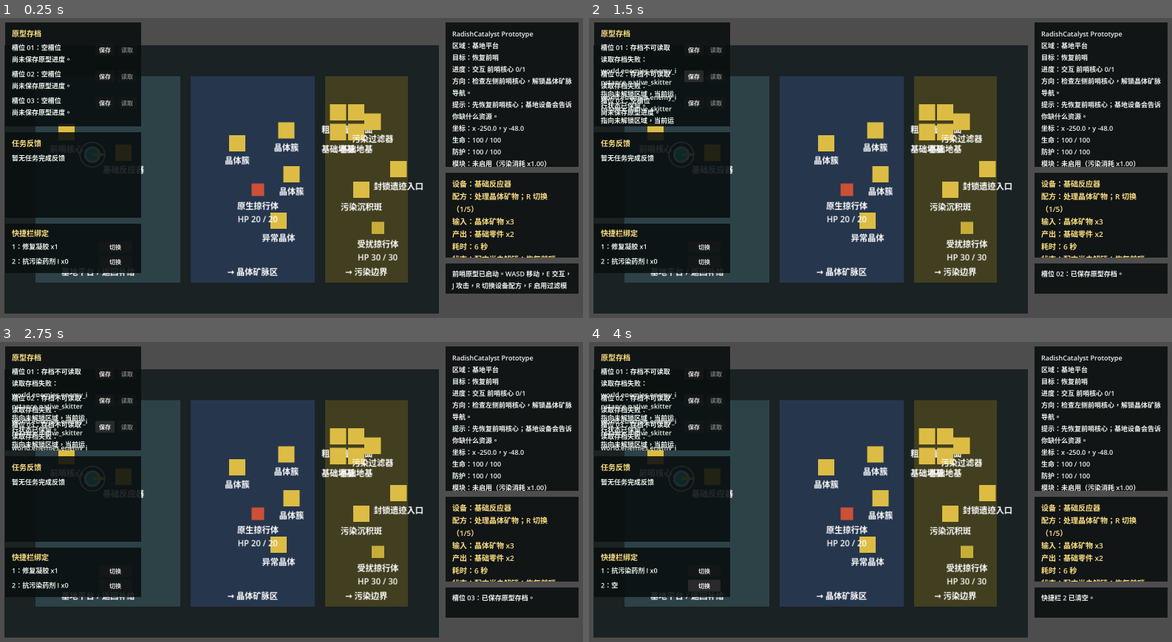
Above: before the commit, frames 1-4 (two rows, left to right).
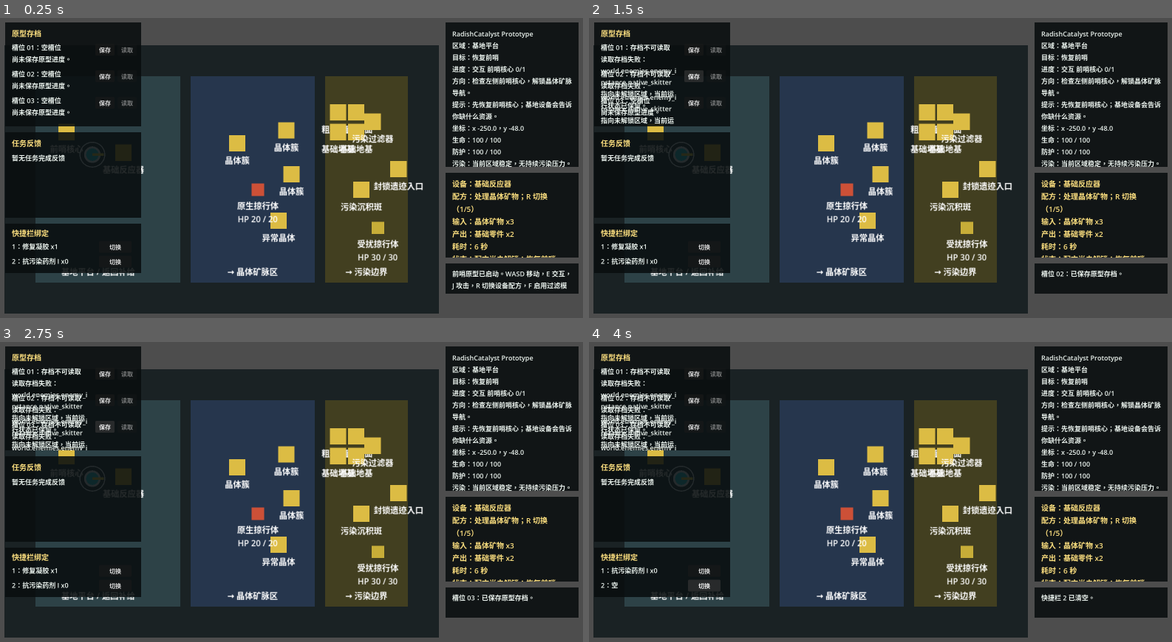
Above: after the commit, the same moments.

Repository: laugh0608/RadishCatalyst
Game: Godot game, scene res://scenes/boot/Boot.tscn
Same seed, same stepped clock (60 frames per second), same inputs: the game is played once before the commit and once after it.
Inputs:
- Up to frame 1 (0.25 s): no input
- Up to frame 2 (1.5 s): click "保存" at 0.5 s; click "保存" at 1.25 s
- Up to frame 3 (2.75 s): click "保存" at 2 s
- Up to frame 4 (4 s): click "切换" at 2.75 s; click "切换" at 3.5 s

The runs differ from the first frame. In frame 1, 0.3% of the frame differs, in the area x 77-98%, y 47-50%; in frame 2, 0.3%; in frame 3, 0.3%; in frame 4, 0.3%.

Commit message:
feat: 补充污染区域状态提示

Diff:
--- a/client/scripts/checks/vertical_slice_flow_check.gd
+++ b/client/scripts/checks/vertical_slice_flow_check.gd
@@ -31,6 +31,7 @@
 	_check_onboarding_hints()
 	_check_build_prompts()
 	_check_supply_feedback()
+	_check_pollution_status_hints()
 
 	_complete_active_quest("quest.restore_outpost", [
 		{"type": "interact", "target_id": "building.outpost_core", "amount": 1}
@@ -201,6 +202,55 @@
 	var missing_vial_result := missing_vial_character.use_quick_slot(1, data_registry)
 	_expect_equal(bool(missing_vial_result.get("success", true)), false, "missing vial should fail")
 	_expect_feedback_contains(missing_vial_result, "污染过滤器", "missing vial refill hint")
+
+
+func _check_pollution_status_hints() -> void:
+	var hud := PrototypeHud.new()
+	var pollution_world := WorldState.create_default()
+	var pollution_character := CharacterState.create_default()
+	_expect_text_contains(
+		hud._format_pollution_status(data_registry, pollution_world, pollution_character),
+		"无持续污染压力",
+		"stable region pollution status"
+	)
+
+	pollution_world.current_region_id = "region.pollution_edge"
+	pollution_character.current_region_id = "region.pollution_edge"
+	_expect_text_contains(
+		hud._format_pollution_status(data_registry, pollution_world, pollution_character),
+		"未启用过滤模块",
+		"pollution status without module"
+	)
+
+	pollution_character.equipment["suit_module"] = "equipment.filter_module_t1"
+	_expect_text_contains(
+		hud._format_pollution_status(data_registry, pollution_world, pollution_character),
+		"消耗 x0.65",
+		"pollution status with module"
+	)
+
+	pollution_character.protection = 30.0
+	_expect_text_contains(
+		hud._format_pollution_status(data_registry, pollution_world, pollution_character),
+		"防护危险",
+		"low protection pollution status"
+	)
+	hud.free()
+
+	var game_root = GameRootScript.new()
+	game_root.world_state = WorldState.create_default()
+	game_root.character_state = CharacterState.create_default()
+	_expect_text_contains(
+		game_root._get_pollution_gate_hint(),
+		"处理点扩建",
+		"pollution gate requires treatment point"
+	)
+	_expect_text_contains(
+		game_root._get_pollution_gate_hint(),
+		"启用基础过滤模块",
+		"pollution gate requires module"
+	)
+	game_root.free()
 
 
 func _complete_active_quest(quest_id: String, progress_refs: Array) -> void:
--- a/client/scripts/game/game_root.gd
+++ b/client/scripts/game/game_root.gd
@@ -201,7 +201,10 @@
 
 
 func _on_region_gate_blocked(message: String) -> void:
-	hud.append_log(message)
+	if message.find("污染边界") >= 0:
+		hud.append_log("%s %s" % [message, _get_pollution_gate_hint()])
+	else:
+		hud.append_log(message)
 	_update_hud()
 
 
@@ -329,6 +332,19 @@
 	return "污染边界警告：%s" % " ".join(warnings)
 
 
+func _get_pollution_gate_hint() -> String:
+	var missing_steps: Array[String] = []
+	if not world_state.quest_state.has_completed_quest("quest.expand_treatment_point"):
+		missing_steps.append("先完成处理点扩建")
+	if String(character_state.equipment.get("suit_module", "")).is_empty():
+		missing_steps.append("按 F 启用基础过滤模块")
+	if character_state.protection < character_state.max_protection * 0.5:
+		missing_steps.append("按 2 使用抗污染药剂或回基地补给")
+	if missing_steps.is_empty():
+		return "重新靠近边界后会再次检查通行状态。"
+	return "需要：%s。" % "；".join(missing_steps)
+
+
 func _get_current_interaction_context() -> Dictionary:
 	var interactable := vertical_slice_map.current_interactable
 	if interactable == null:
--- a/client/scripts/ui/prototype_hud.gd
+++ b/client/scripts/ui/prototype_hud.gd
@@ -82,6 +82,7 @@
 		"坐标：x %.1f，y %.1f" % [character_state.position.x, character_state.position.y],
 		"生命：%.0f / %.0f" % [character_state.health, character_state.max_health],
 		"防护：%.0f / %.0f" % [character_state.protection, character_state.max_protection],
+		"污染：%s" % _format_pollution_status(data_registry, world_state, character_state),
 		"模块：%s（污染消耗 x%.2f）" % [
 			_get_equipped_module_name(data_registry, character_state),
 			character_state.get_pollution_drain_multiplier(data_registry)
@@ -365,6 +366,36 @@
 			return "按当前目标推进；失败时查看日志和撤离反馈。"
 
 
+func _format_pollution_status(data_registry: DataRegistry, world_state: WorldState, character_state: CharacterState) -> String:
+	var region_id := world_state.current_region_id
+	var pollution_level := float(world_state.pollution_levels.get(region_id, 0.0))
+	if pollution_level <= 0.0:
+		return "当前区域稳定，无持续污染压力。"
+
+	var parts: Array[String] = [
+		"%s 污染 %.0f%%" % [
+			_get_display_name(data_registry, region_id),
+			pollution_level * 100.0
+		]
+	]
+	var module_id := String(character_state.equipment.get("suit_module", ""))
+	if module_id.is_empty():
+		parts.append("未启用过滤模块")
+	else:
+		parts.append("%s 生效，消耗 x%.2f" % [
+			_get_display_name(data_registry, module_id),
+			character_state.get_pollution_drain_multiplier(data_registry)
+		])
+
+	if character_state.protection < character_state.max_protection * 0.35:
+		parts.append("防护危险，先用抗污染药剂或撤回基地")
+	elif character_state.protection < character_state.max_protection * 0.5:
+		parts.append("防护偏低，建议先补给")
+	else:
+		parts.append("防护可继续尝试")
+	return "；".join(parts)
+
+
 func _get_objective_verb(objective_type: String) -> String:
 	match objective_type:
 		"interact":
Not shown, changed: docs/design/onboarding-and-first-hour.md
Not shown, changed: docs/devlogs/2026-W18.md
Not shown, changed: docs/planning/current.md
Not shown, changed: docs/planning/vertical-slice.md
